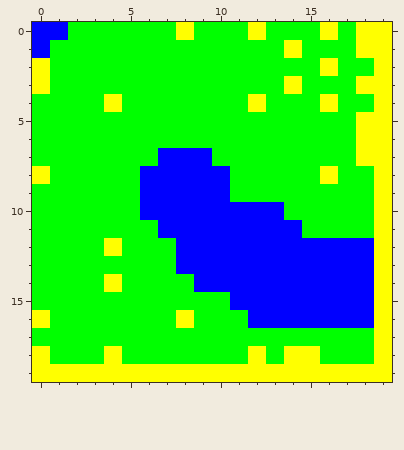
Pixel-art sprite: res/map.png. The picture above was drawn from the file before the commit.
The file is 20x20 pixels.
After the commit:
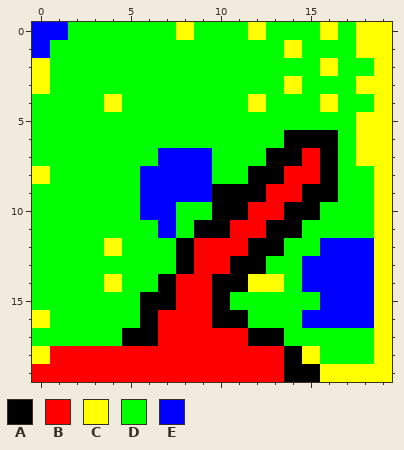
Palette (. is transparent): A #000000  B #ff0000  C #ffff00  D #00ff00  E #0000ff
From old to new:
{"y":6,"x":14,"old":"DDD","new":"AAA"}
{"y":7,"x":13,"old":"DDDD","new":"AABA"}
{"y":8,"x":10,"old":"E","new":"D"}
{"y":8,"x":12,"old":"DDDDC","new":"AABBA"}
{"y":9,"x":10,"old":"EDDDDDD","new":"AAABBAA"}
{"y":10,"x":8,"old":"EEEEEEDD","new":"DDAABBAA"}
{"y":11,"x":8,"old":"EEEEEEE","new":"DAABBAA"}
{"y":12,"x":8,"old":"EEEEEEEE","new":"ABBBAADD"}
{"y":13,"x":8,"old":"EEEEEEE","new":"ABBAADD"}
{"y":14,"x":7,"old":"DDEEEEEE","new":"ABBAACCD"}
{"y":15,"x":6,"old":"DDDDDEEEEE","new":"AABBADDDDD"}
{"y":16,"x":6,"old":"DDCDDDEEE","new":"ABBBAADDD"}
{"y":17,"x":5,"old":"DDDDDDDDD","new":"AABBBBBAA"}
{"y":18,"x":1,"old":"DDDCDDDDDDDCDC","new":"BBBBBBBBBBBBBA"}
{"y":19,"x":0,"old":"CCCCCCCCCCCCCCCC","new":"BBBBBBBBBBBBBBAA"}
